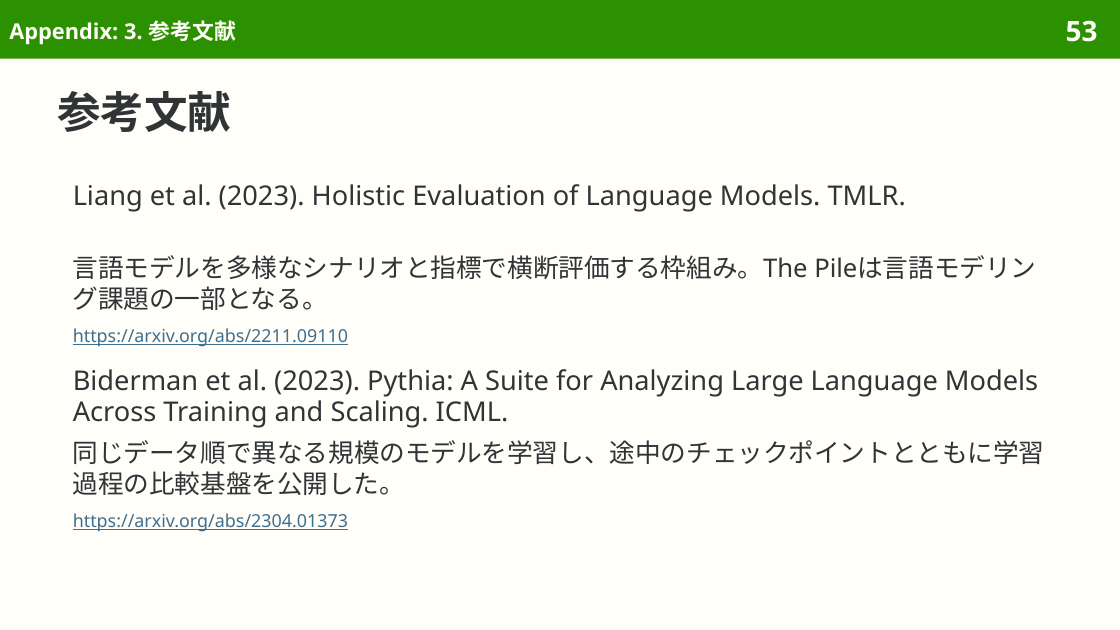
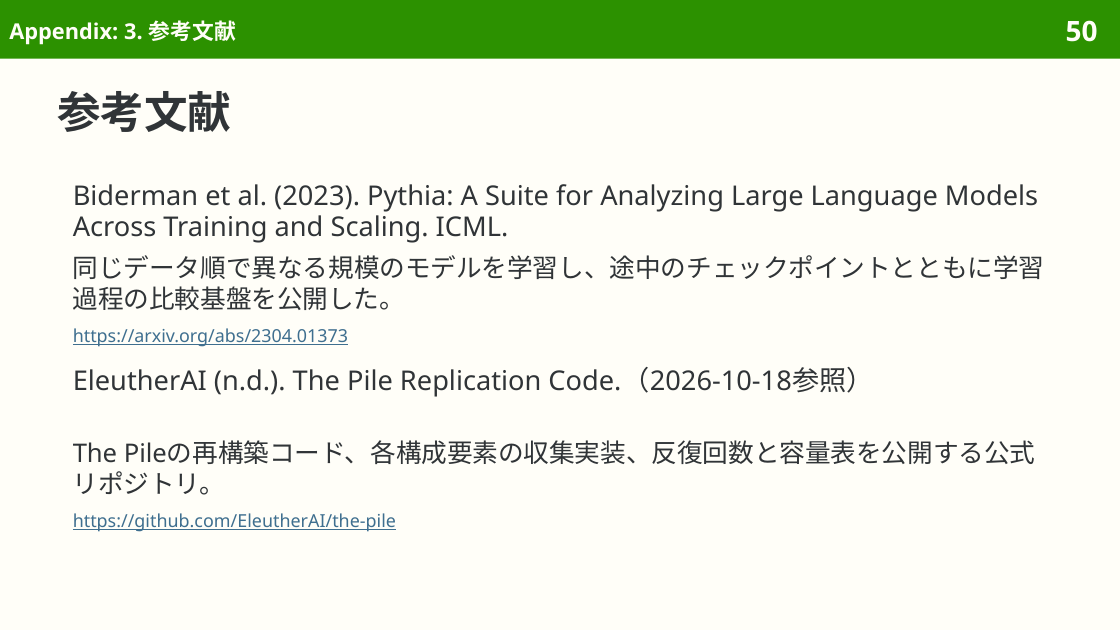
Before and after one commit to sasakiy84/datasets-in-10-minutes, a slide deck: slide 50 of slides/datasets-in-10-minutes-the-pile.pptx (slide 53 before the commit). Drawn at 1120x630 pixels with LibreOffice and Linux fonts; fonts in the diff are those of the drawing. Boxes give left, top, right and bottom in pixels: in the first picture for what was removed or moved away, otherwise in the second. Text is boxed around its words. In the diff, an @@ line names an element or a change of style, - is before the commit and + after.

Commit message:
Center The Pile on corpus composition, training and research use

```diff
--- a/slides/datasets-in-10-minutes-the-pile.pptx
+++ b/slides/datasets-in-10-minutes-the-pile.pptx
@@ page number at <box>1066,20,1098,42</box>: text changed @@
-53
+50
@@ text at <box>73,184,1038,243</box>: text changed @@
-Liang et al. (2023). Holistic Evaluation of Language Models. TMLR.
+Biderman et al. (2023). Pythia: A Suite for Analyzing Large Language Models Across Training and Scaling. ICML.
@@ text at <box>73,255,1045,310</box>: text changed @@
-言語モデルを多様なシナリオと指標で横断評価する枠組み。The Pileは言語モデリング課題の一部となる。
+同じデータ順で異なる規模のモデルを学習し、途中のチェックポイントとともに学習過程の比較基盤を公開した。
@@ text at <box>73,328,348,347</box>: text changed @@
-https://arxiv.org/abs/2211.09110
+https://arxiv.org/abs/2304.01373
@@ text at <box>73,367,873,397</box>: text changed @@
-Biderman et al. (2023). Pythia: A Suite for Analyzing Large Language Models Across Training and Scaling. ICML.
+EleutherAI (n.d.). The Pile Replication Code.（2026-10-18参照）
@@ text at <box>73,440,1036,495</box>: text changed @@
-同じデータ順で異なる規模のモデルを学習し、途中のチェックポイントとともに学習過程の比較基盤を公開した。
+The Pileの再構築コード、各構成要素の収集実装、反復回数と容量表を公開する公式リポジトリ。
@@ text at <box>73,513,396,532</box>: text changed @@
-https://arxiv.org/abs/2304.01373
+https://github.com/EleutherAI/the-pile
```
Also in this commit, not shown: 23 other slides changed, 3 slides removed, 58 other files.
